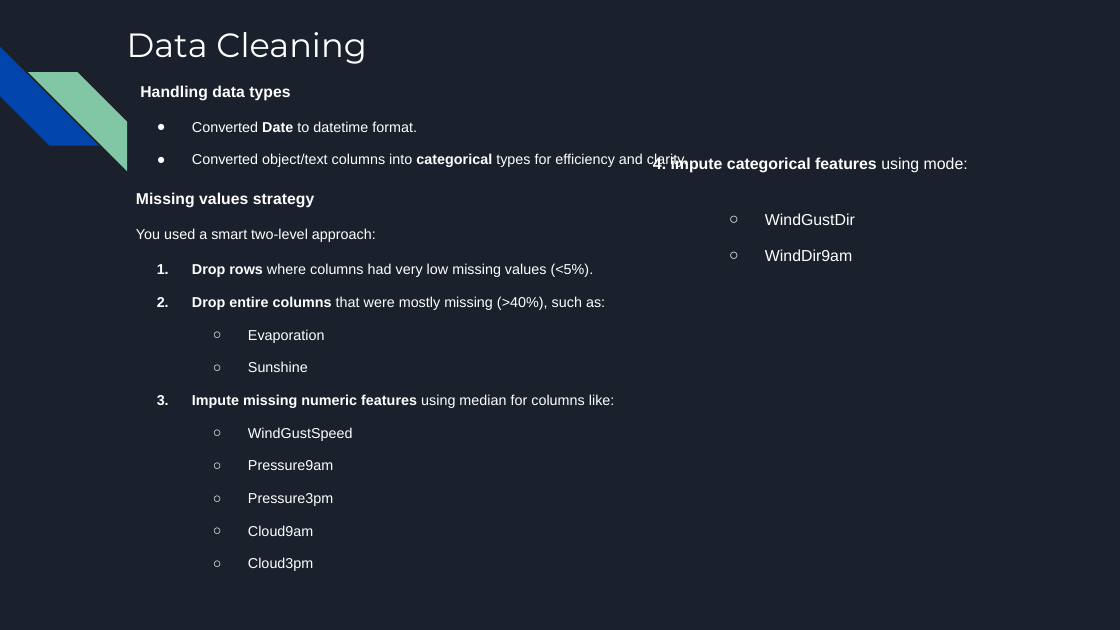
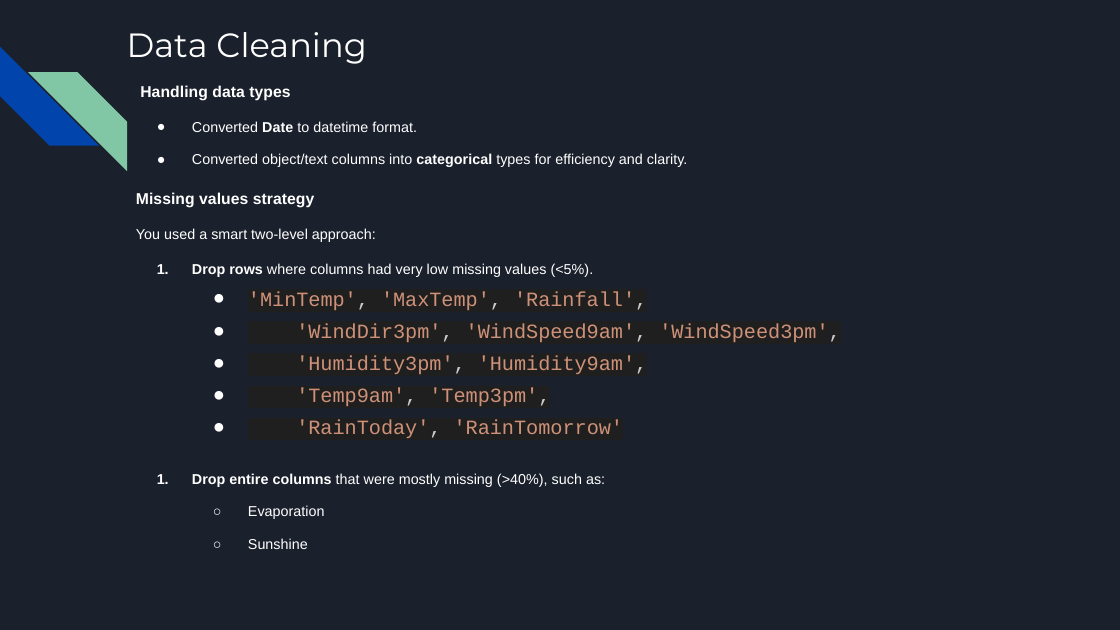
Before and after one commit to OmarEssam-20/weather-aus, a slide deck: slide 6 of WeatherAUS.pptx (slide 3 before the commit). Drawn at 1120x630 pixels with LibreOffice and Linux fonts; fonts in the diff are those of the drawing. Boxes give left, top, right and bottom in pixels: in the first picture for what was removed or moved away, otherwise in the second. Text is boxed around its words. In the diff, an @@ line names an element or a change of style, - is before the commit and + after.

```diff
--- a/WeatherAUS.pptx
+++ b/WeatherAUS.pptx
@@ text removed at (653,156,968,261) @@
-4. impute categorical features using mode:
-  ○ WindGustDir
-  ○ WindDir9am
@@ text at (248,291,841,438): paragraphs added @@
+● 'MinTemp', 'MaxTemp', 'Rainfall',
+● 'WindDir3pm', 'WindSpeed9am', 'WindSpeed3pm',
+● 'Humidity3pm', 'Humidity9am',
+● 'Temp9am', 'Temp3pm',
+● 'RainToday', 'RainTomorrow'
@@ text at (192,394,615,571): paragraphs removed @@
-3. Impute missing numeric features using median for columns like:
-  ○ WindGustSpeed
-  ○ Pressure9am
-  ○ Pressure3pm
-  ○ Cloud9am
-  ○ Cloud3pm
```
Also in this commit, not shown: 2 other slides changed, 25 slides added, 3 slides removed.
